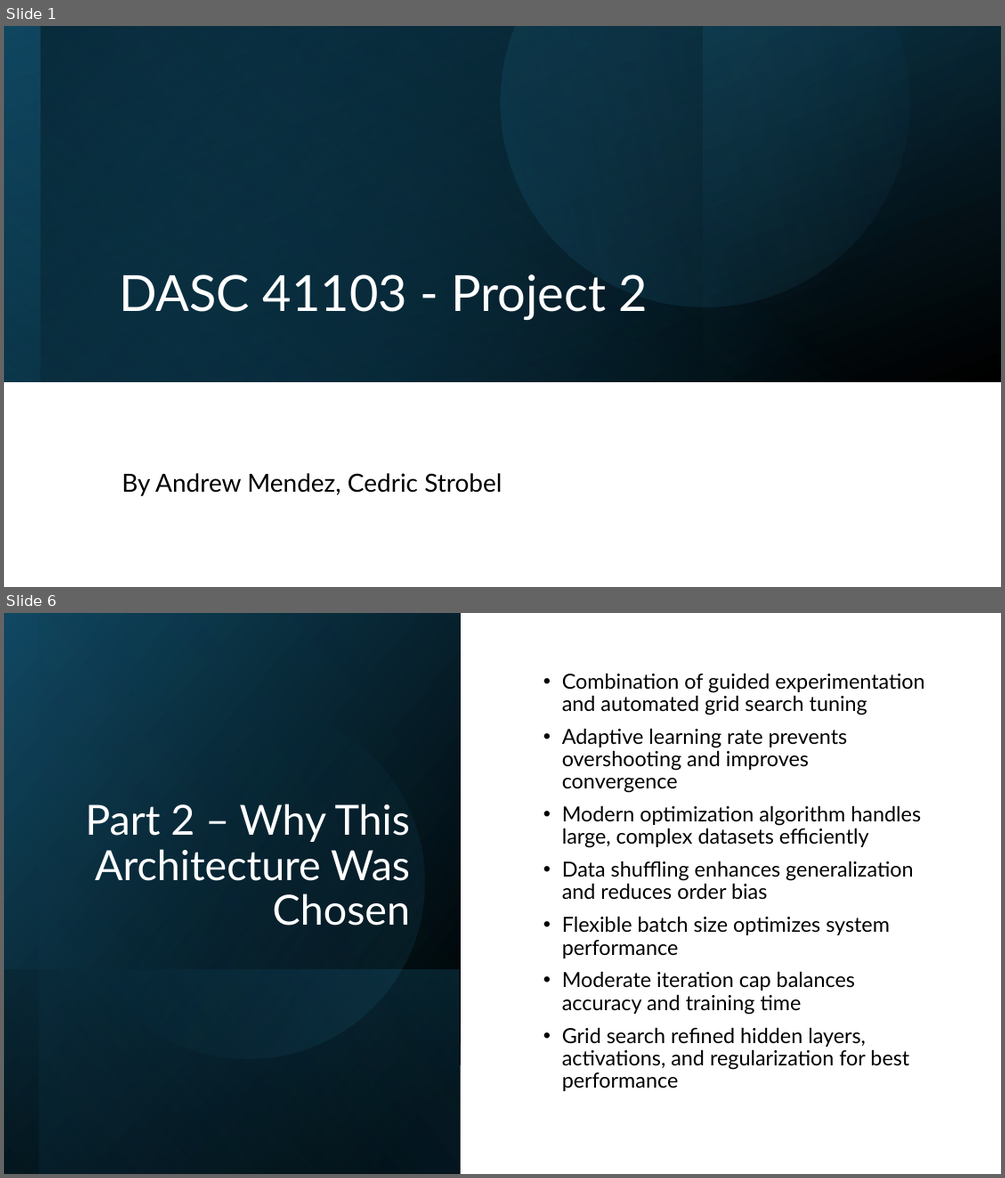
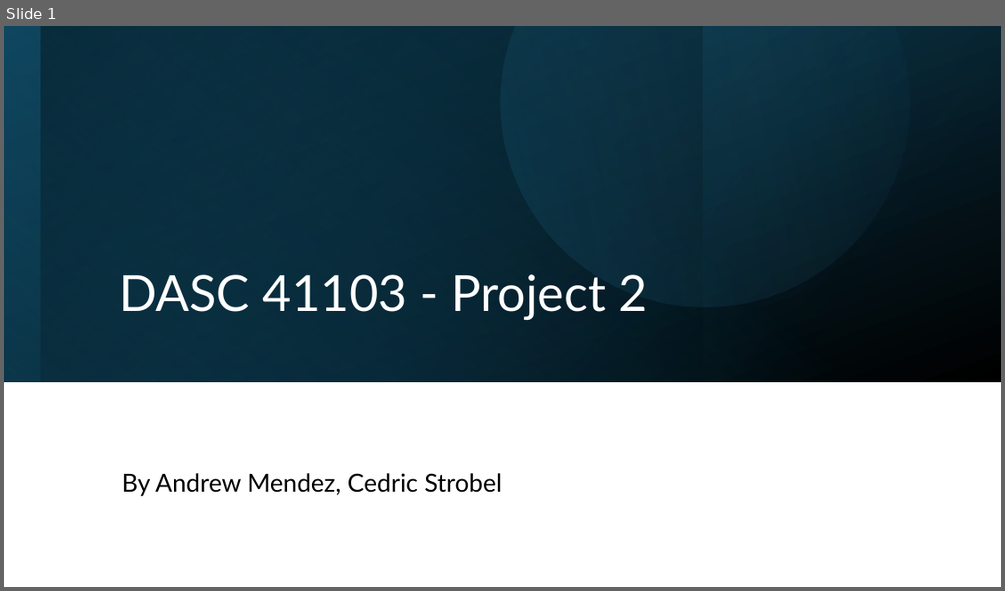
Before and after one commit to cedricstrobel/DASC_Project3, a slide deck: Project_3_Powerpoint.pptx. Shown one above the other, each under a label of ours: slides 1 and 6 before the commit, slide 1 after it; the slides between them are not shown. The pictures are 1005x1178 and 1005x591 pixels, drawn with LibreOffice and Linux fonts; fonts in the diff are those of the drawing. Boxes give left, top, right and bottom in pixels: in the first picture for what was removed or moved away, otherwise in the second. Text is boxed around its words. In the diff, an @@ line names an element or a change of style, - is before the commit and + after.

```diff
--- a/Project_3_Powerpoint.pptx
+++ b/Project_3_Powerpoint.pptx
@@ slide 6 removed at bbox=[4, 613, 1001, 1174], background #FFFFFF @@
@@ rectangle removed at bbox=[4, 613, 461, 1174] @@
@@ rectangle removed at bbox=[40, 613, 461, 1174] @@
@@ ellipse removed at bbox=[40, 674, 456, 1090] @@
@@ text removed at bbox=[562, 673, 924, 1091] @@
-• Combination of guided experimentation and automated grid search tuning
-• Adaptive learning rate prevents overshooting and improves convergence
-• Modern optimization algorithm handles large, complex datasets efficiently
-• Data shuffling enhances generalization and reduces order bias
-• Flexible batch size optimizes system performance
-• Moderate iteration cap balances accuracy and training time
-• Grid search refined hidden layers, activations, and regularization for best performance
@@ title removed at bbox=[85, 803, 411, 925] @@
-Part 2 – Why This Architecture Was Chosen
@@ rectangle removed at bbox=[4, 969, 460, 1174] @@
```
Also in this commit, not shown: 1 slide changed, 18 slides added, 6 other slides removed, 26 other files.
